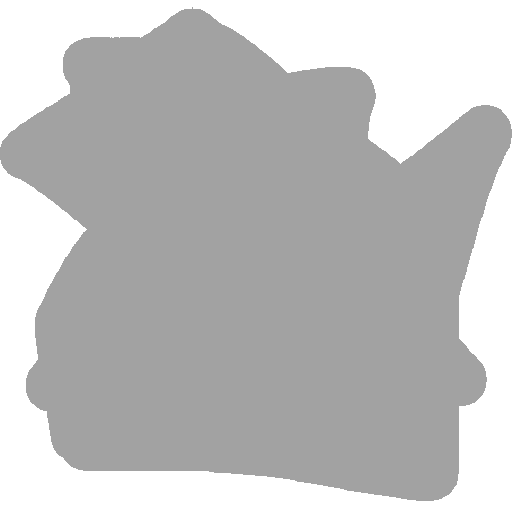
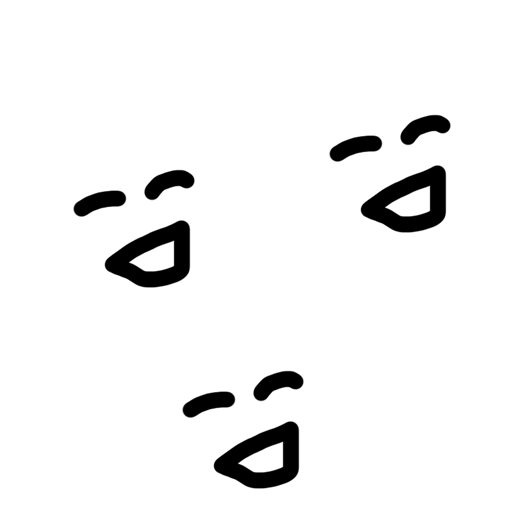
Layer changes from the first (512, 512) image to the second:
hid "obstacle" over [0, 7, 512, 501]
added layer "groupe" above "ouvriere" over [37, 7, 511, 501]
